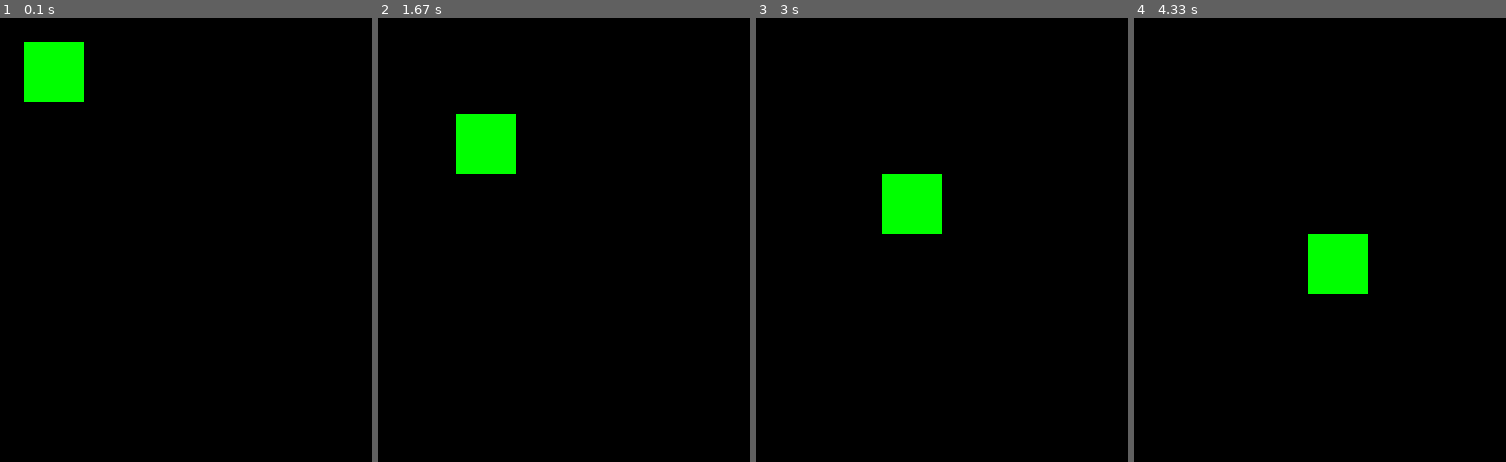
Above: before the commit, frames 1-4 (left to right).
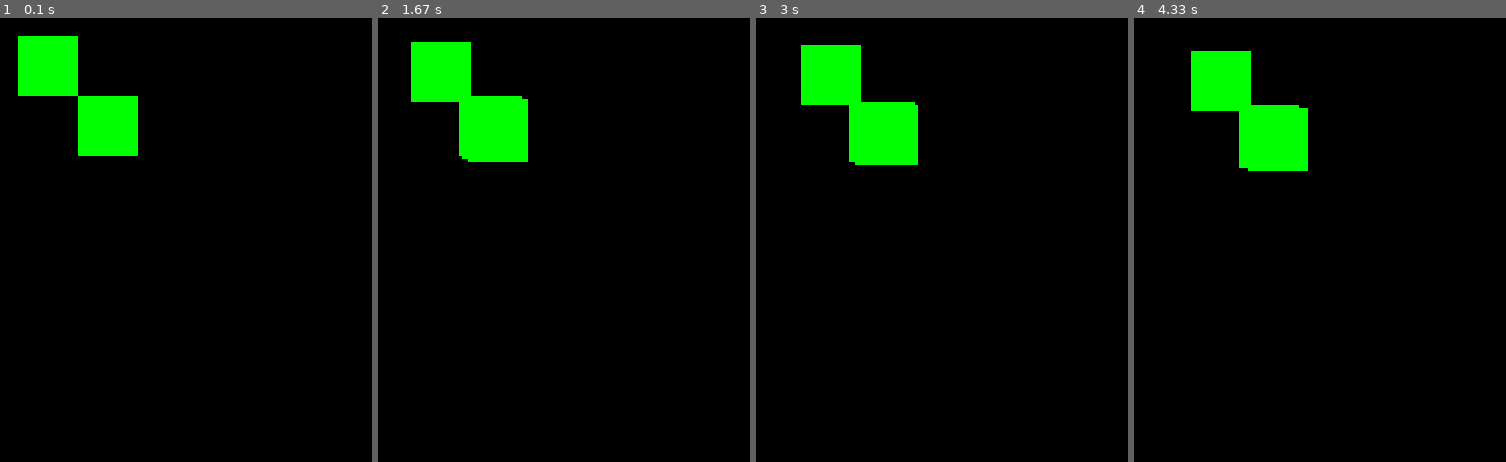
Above: after the commit, the same moments.

Repository: MichalPrzyl/Pygame-Trail-Renderer
Game: pygame game, started from game.py
Two runs of this game, one before a commit and one after it. Both use one fixed random seed, a clock stepped at 60 frames per second and the inputs below.
Inputs:
- Up to frame 1 (0.1 s): no input
- Up to frame 2 (1.67 s): no input
- Up to frame 3 (3 s): no input
- Up to frame 4 (4.33 s): no input

The runs differ from the first frame. In frame 1, 3.0% of the frame differs, in the area x 4-38%, y 4-32%; in frame 2, 3.8%; in frame 3, 7.0%; in frame 4, 7.0%, in the area x 15-63%, y 7-63%.

Commit message:
implement trail

Diff:
--- a/game.py
+++ b/game.py
@@ -20,8 +20,8 @@
 
 # Moving
 position = {'x': 75, 'y': 55}
-x_step = 0.2
-y_step = 0.25
+x_step = 0.05
+y_step = 0.02
 
 def set_x_position(value):
     position['x'] = value
@@ -39,9 +39,27 @@
 
 PLAYER_WIDTH = 20
 
+squares = []
+SQUARE_QUANTITY = 15
+
+def add_square(new_x_position, new_y_position):
+    squares.append({'position': {'x': new_x_position, 'y': new_y_position}})
+    if len(squares) > SQUARE_QUANTITY:
+        squares.pop(0)
+
+iteration = 0
 while running:
+    iteration += 1
     # Drawing whole canvas
     pygame.draw.rect(screen, BLACK, (0, 0, 400, 400))
+    print(f"{squares}")
+
+    for square in squares:
+        pygame.draw.rect(screen,
+                         GREEN,
+                         (square['position']['x'], square['position']['y'],
+                         PLAYER_WIDTH, PLAYER_WIDTH))
+
 
     horizontal_step = x_step if going_right else -x_step
     vertical_step = y_step if going_down else -y_step
@@ -73,6 +91,9 @@
     set_x_position(new_x_position)
     set_y_position(new_y_position)
 
+    if iteration % 5 == 0:
+        add_square(new_x_position, new_y_position)
+
     # Drawing
     pygame.draw.rect(screen, GREEN, (position['x'] - PLAYER_WIDTH, position['y'] - PLAYER_WIDTH, PLAYER_WIDTH, PLAYER_WIDTH))
 
